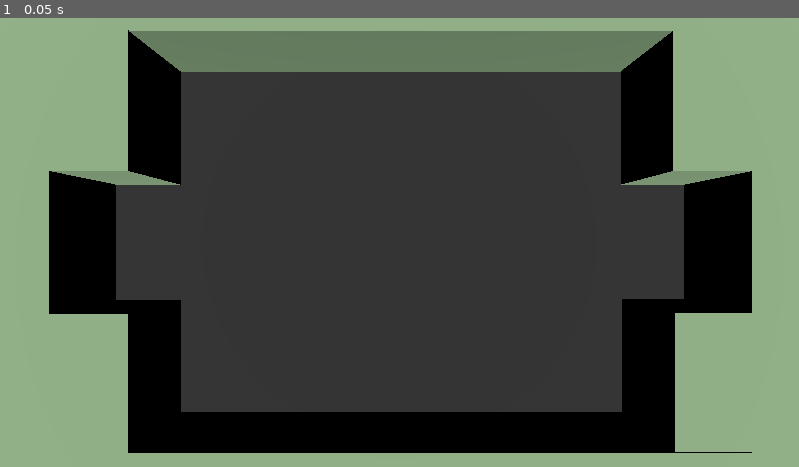
Above: before the commit, frame 1.
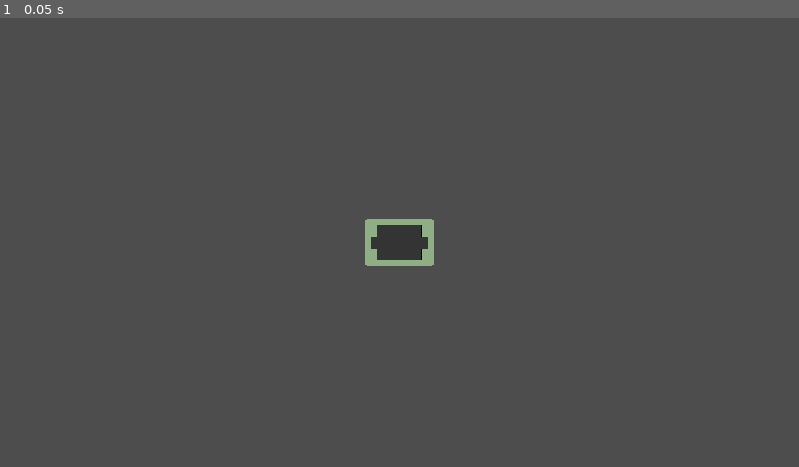
Above: after the commit, the same moment.

Repository: TheCubeOfFire/ggj2025-dumbbubbledoor
Game: Godot game, scene res://Map/Arena.tscn
Same seed, same stepped clock (60 frames per second), same inputs: the game is played once before the commit and once after it.
Inputs:
- Up to frame 1 (0.05 s): no input

The runs differ from the first frame. In frame 1, 86% of the frame differs, in the area x 0-100%, y 0-100%.

Commit message:
smaller map

Diff:
--- a/Goals/goal.tscn
+++ b/Goals/goal.tscn
@@ -1,11 +1,11 @@
 [gd_scene load_steps=2 format=3 uid="uid://6qqli7csrfdu"]
 
 [sub_resource type="BoxShape3D" id="BoxShape3D_77562"]
-size = Vector3(112.533, 109.914, 208.048)
+size = Vector3(7, 28.5254, 32.6724)
 
 [node name="Goal1" type="Area3D"]
 transform = Transform3D(1, 0, 0, 0, 1, 0, 0, 0, 1, 409.786, 48.8303, -12.4929)
 
 [node name="CollisionShape3D" type="CollisionShape3D" parent="."]
-transform = Transform3D(1, 0, 0, 0, 1, 0, 0, 0, 1, -35.911, 3.66039, 7.413)
+transform = Transform3D(1, 0, 0, 0, 1, 0, 0, 0, 1, -1.23383, 0, 0)
 shape = SubResource("BoxShape3D_77562")
--- a/Map/Arena.tscn
+++ b/Map/Arena.tscn
@@ -7,7 +7,7 @@
 [node name="Map" type="Node3D"]
 
 [node name="Floor" type="CSGBox3D" parent="."]
-transform = Transform3D(1000, 0, 0, 0, 1, 0, 0, 0, 600, 0, 0, 0)
+transform = Transform3D(100, 0, 0, 0, 1, 0, 0, 0, 60, 0, 0, 0)
 use_collision = true
 material = ExtResource("1_y3b3u")
 
@@ -21,45 +21,45 @@
 [node name="Walls" type="Node3D" parent="."]
 
 [node name="Wall" type="CSGBox3D" parent="Walls"]
-transform = Transform3D(1100, 0, 0, 0, 100, 0, 0, 0, 100, 0, 49.0215, -349.518)
+transform = Transform3D(110, 0, 0, 0, 10, 0, 0, 0, 10, 0, 5.40113, -34.9861)
 material = ExtResource("2_yc8p0")
 
 [node name="Wall5" type="CSGBox3D" parent="Walls"]
-transform = Transform3D(150, 0, 0, 0, 100, 0, 0, 0, 200, -439.741, 49.0215, -201.221)
+transform = Transform3D(15, 0, 0, 0, 10, 0, 0, 0, 20, -44.539, 5.40113, 20.7289)
 size = Vector3(0.747559, 1, 1)
 material = ExtResource("2_yc8p0")
 
 [node name="Wall8" type="CSGBox3D" parent="Walls"]
-transform = Transform3D(150, 0, 0, 0, 100, 0, 0, 0, 200, 443.339, 49.0215, -201.221)
+transform = Transform3D(15, 0, 0, 0, 10, 0, 0, 0, 20, -44.539, 5.40113, -20.3319)
 size = Vector3(0.747559, 1, 1)
 material = ExtResource("2_yc8p0")
 
 [node name="Wall6" type="CSGBox3D" parent="Walls"]
-transform = Transform3D(150, 0, 0, 0, 100, 0, 0, 0, 200, -439.741, 49.0215, 200.86)
+transform = Transform3D(15, 0, 0, 0, 10, 0, 0, 0, 20, 44.0328, 5.40113, 20.7289)
 size = Vector3(0.747559, 1, 1)
 material = ExtResource("2_yc8p0")
 
 [node name="Wall7" type="CSGBox3D" parent="Walls"]
-transform = Transform3D(150, 0, 0, 0, 100, 0, 0, 0, 200, 445.84, 48.8303, 199.881)
+transform = Transform3D(15, 0, 0, 0, 10, 0, 0, 0, 20, 44.0327, 5.40113, -20.4692)
 size = Vector3(0.747559, 1, 1)
 material = ExtResource("2_yc8p0")
 
 [node name="Wall2" type="CSGBox3D" parent="Walls"]
-transform = Transform3D(1100, 0, 0, 0, 100, 0, 0, 0, 100, 0, 49.0215, 347.424)
+transform = Transform3D(110, 0, 0, 0, 10, 0, 0, 0, 10, 0, 5.40113, 34.9809)
 material = ExtResource("2_yc8p0")
 
 [node name="Wall3" type="CSGBox3D" parent="Walls"]
-transform = Transform3D(-3.47234e-05, 0, 100.148, 0, 100.148, 0, -794.378, 0, -4.37762e-06, -546.556, 49.0215, 0.0144653)
+transform = Transform3D(-3.4532e-06, 0, 10, 0, 10, 0, -79, 0, -4.37114e-07, -54.6305, 5.40113, -0.00739098)
 material = ExtResource("2_yc8p0")
 
 [node name="Wall4" type="CSGBox3D" parent="Walls"]
-transform = Transform3D(-3.46108e-05, 0, 100, 0, 100, 0, -791.802, 0, -4.37114e-06, 549.323, 49.0215, 0.329071)
+transform = Transform3D(-3.4532e-06, 0, 10, 0, 10, 0, -79, 0, -4.37114e-07, 54.4312, 5.40113, -0.00739098)
 material = ExtResource("2_yc8p0")
 
 [node name="Goals" type="Node3D" parent="."]
 
 [node name="Goal1" parent="Goals" instance=ExtResource("1_orbya")]
-transform = Transform3D(1, 0, 0, 0, 1, 0, 0, 0, 1, 480.263, 48.8303, -12.4929)
+transform = Transform3D(1, 0, 0, 0, 1, 0, 0, 0, 1, 44.9302, 5.4, 1.25167)
 
 [node name="Goal2" parent="Goals" instance=ExtResource("1_orbya")]
-transform = Transform3D(1, 0, 0, 0, 1, 0, 0, 0, 1, -405.02, 48.8303, -12.4929)
+transform = Transform3D(1, 0, 0, 0, 1, 0, 0, 0, 1, -42.2605, 5.4, -2.71724)
